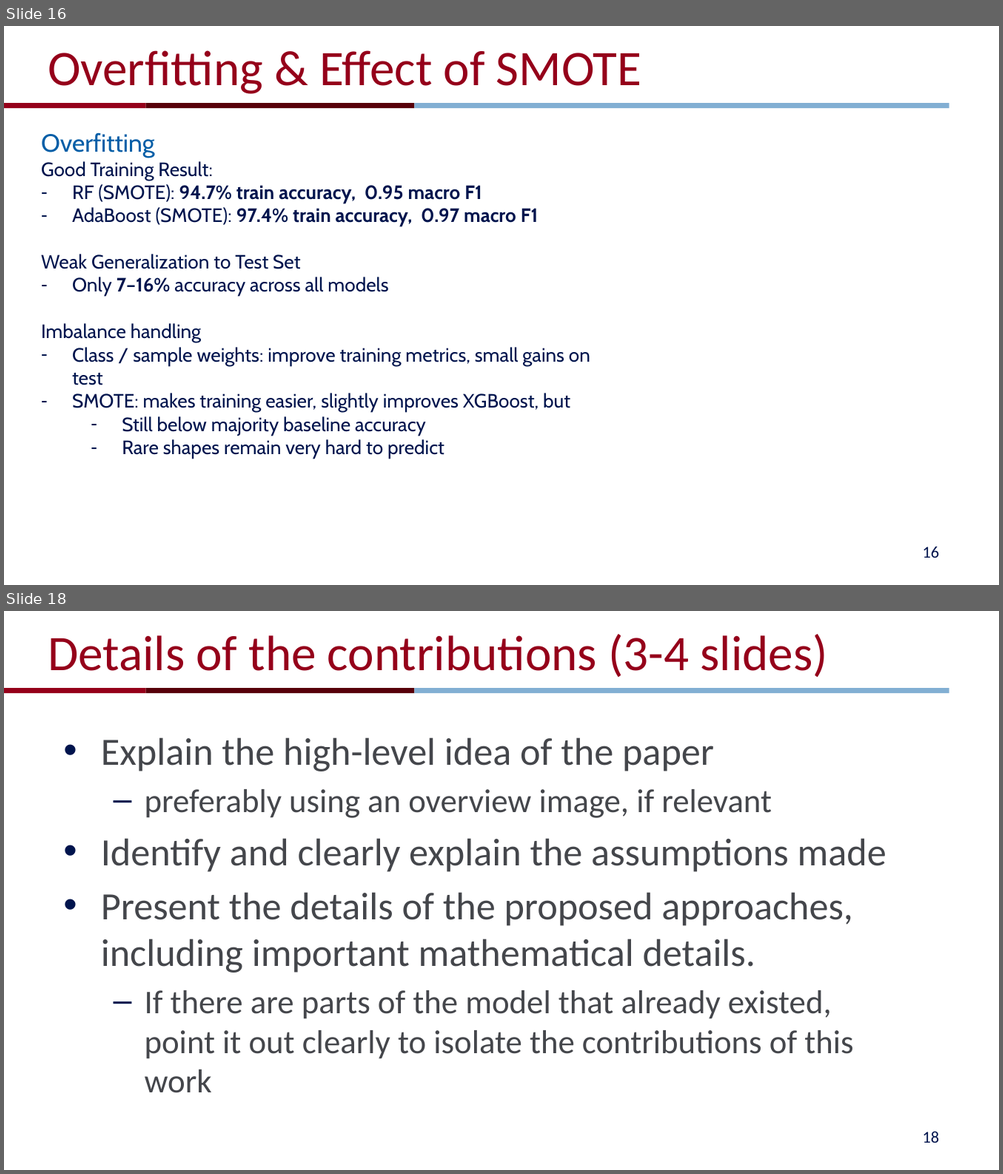
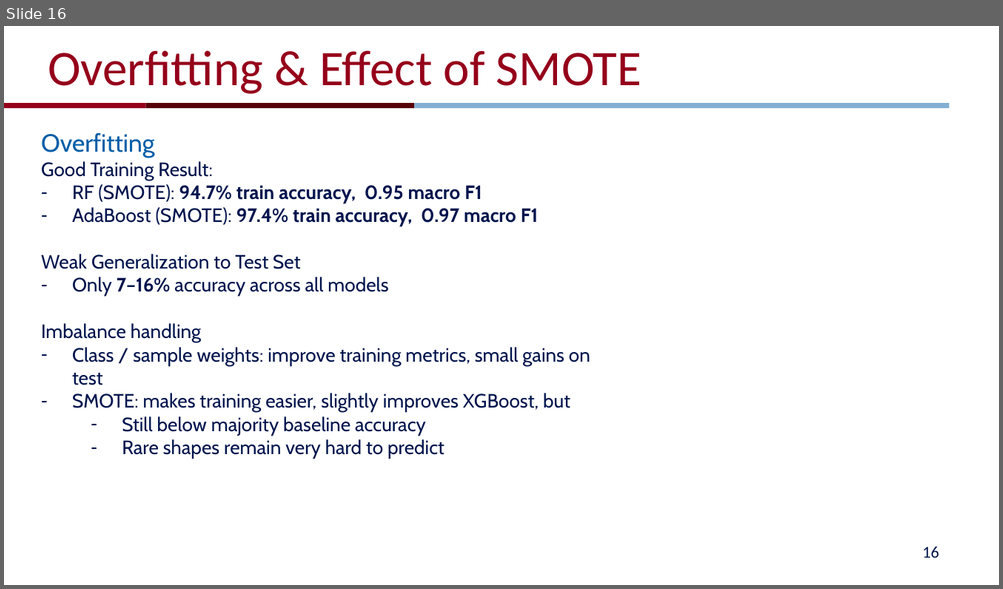
Before and after one commit to jingyig16/ufo-sightings, a slide deck: pre.pptx. Shown one above the other, each under a label of ours: slides 16 and 18 before the commit, slide 16 after it; the slides between them are not shown. The pictures are 1003x1174 and 1003x589 pixels, drawn with LibreOffice and Linux fonts; fonts in the diff are those of the drawing; background and template pictures are left out. Boxes give left, top, right and bottom in pixels: in the first picture for what was removed or moved away, otherwise in the second. Text is boxed around its words. In the diff, an @@ line names an element or a change of style, - is before the commit and + after.

```diff
--- a/pre.pptx
+++ b/pre.pptx
@@ slide 18 removed at [4, 611, 999, 1170], background #FFFFFF; not listed: 3 template elements that a slide beside it also shows @@
@@ title removed at [48, 634, 827, 677] @@
-Details of the contributions (3-4 slides)
@@ text removed at [101, 738, 886, 1093] @@
-• Explain the high-level idea of the paper
-  – preferably using an overview image, if relevant
-• Identify and clearly explain the assumptions made
-• Present the details of the proposed approaches, including important mathematical details.
-  – If there are parts of the model that already existed, point it out clearly to isolate the contributions of this work
@@ page number removed at [922, 1131, 939, 1143] @@
-18
```
Also in this commit, not shown: 1 slide changed, 4 other slides removed.
